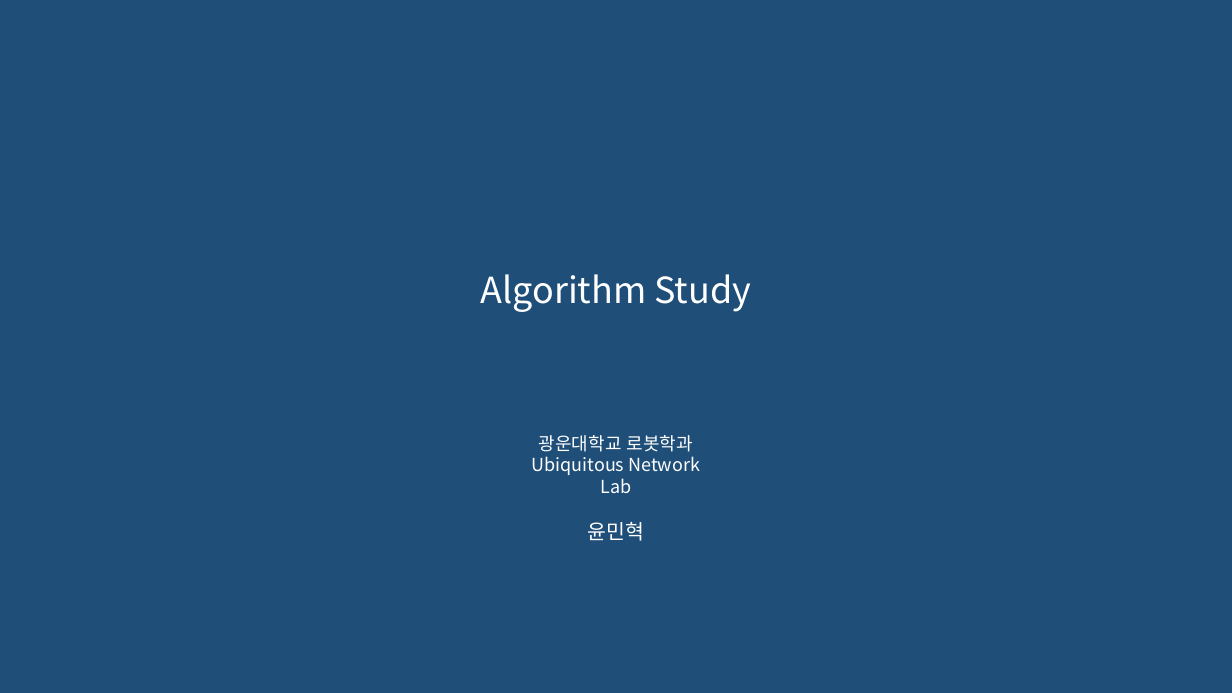
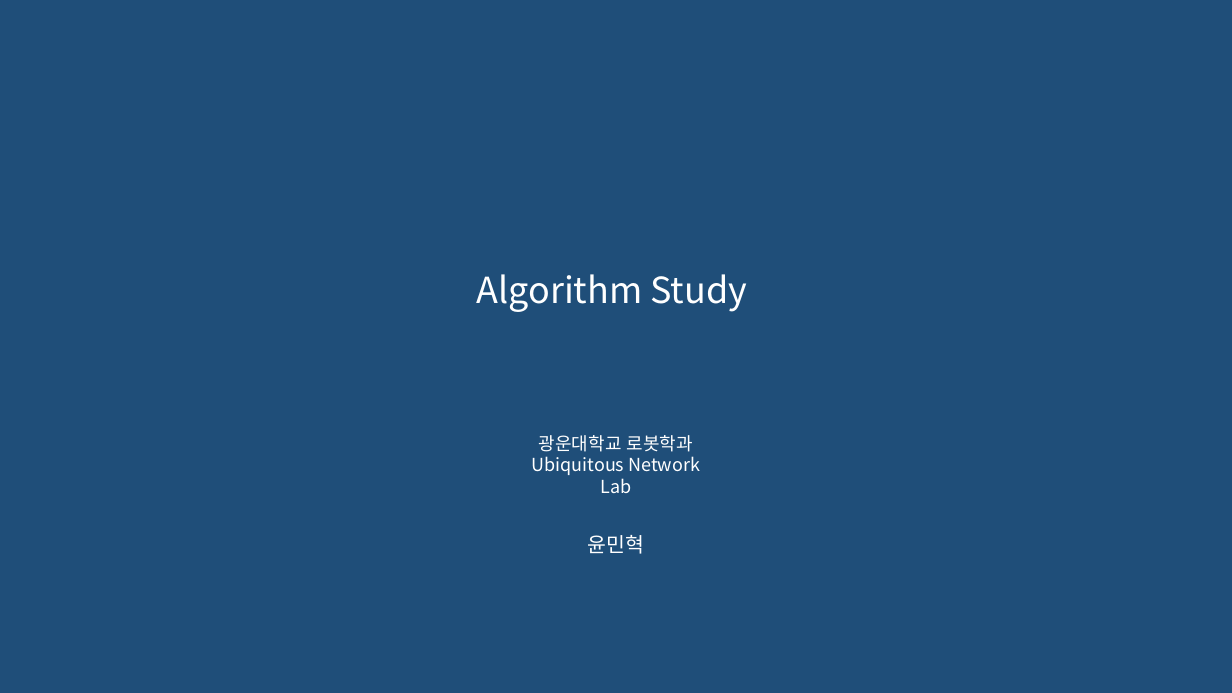
Before and after one commit to 0913ktg/Algorithm_Study, a slide deck: slide 1 of week_4/ppt/MinhyeokYun.pptx. Drawn at 1232x693 pixels with LibreOffice and Linux fonts; fonts in the diff are those of the drawing; background and template pictures are left out. Boxes give left, top, right and bottom in pixels: in the first picture for what was removed or moved away, otherwise in the second. Text is boxed around its words. In the diff, an @@ line names an element or a change of style, - is before the commit and + after.

```diff
--- a/week_4/ppt/MinhyeokYun.pptx
+++ b/week_4/ppt/MinhyeokYun.pptx
@@ title "Algorithm Study": place and size @@
-title "Algorithm Study" at <box>481,274,752,312</box>
+title "Algorithm Study" at <box>477,274,748,312</box>
@@ subtitle "윤민혁": place and size @@
-subtitle "윤민혁" at <box>588,522,645,541</box>
+subtitle "윤민혁" at <box>588,535,645,554</box>
```
Also in this commit, not shown: 1 other slide changed, 5 slides added, 5 slides removed, 1 other file.
